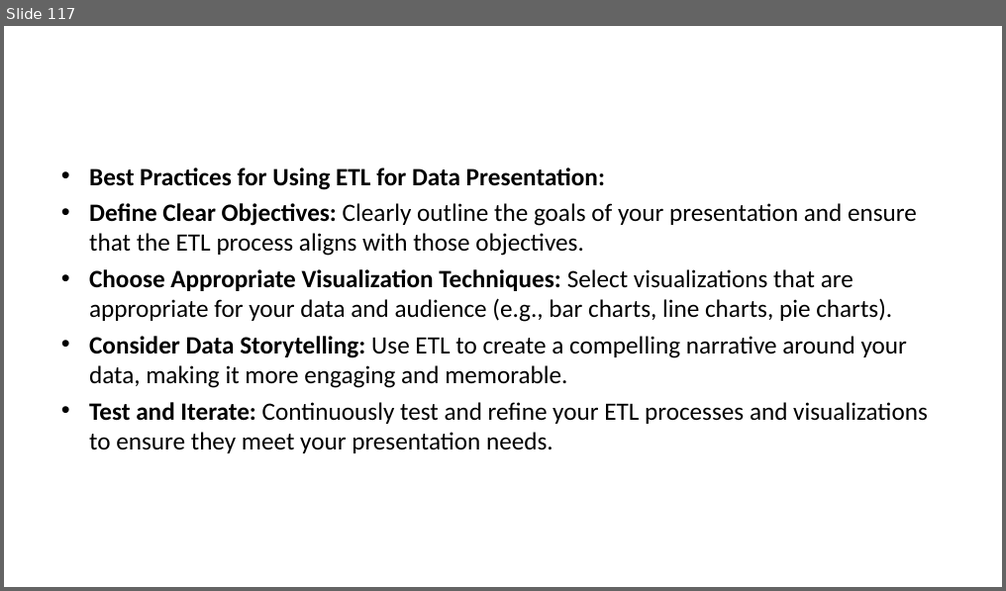
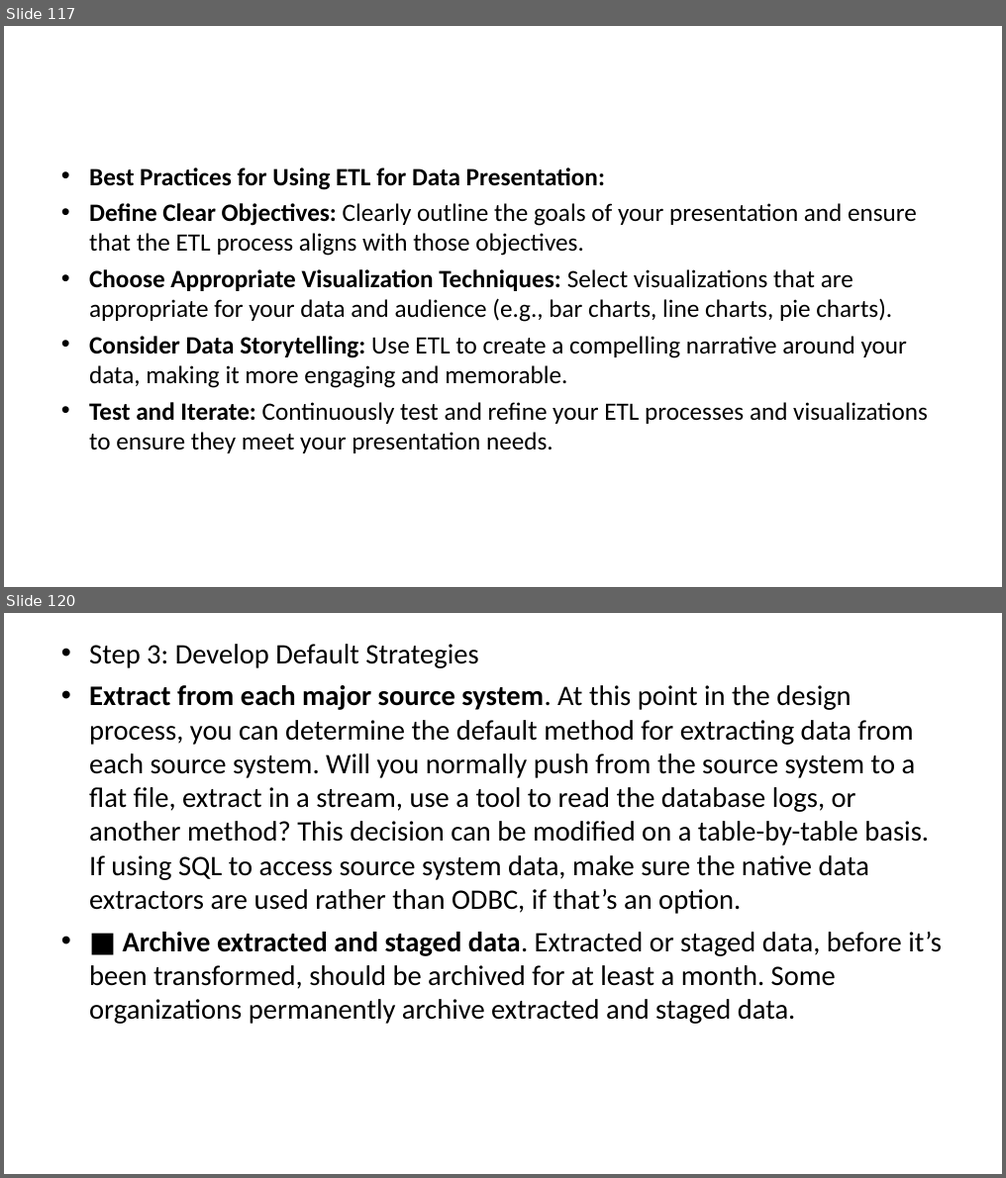
Before and after one commit to satishdkt/BTech-2024-25-Batch-Data-Warehouse-BI, a slide deck: PPT/ch-4-Introducing ETL.ppt. Shown one above the other, each under a label of ours: slide 117 before the commit, slides 117 and 120 after it; the slides between them are not shown. The pictures are 1006x591 and 1006x1178 pixels, drawn with LibreOffice and Linux fonts; fonts in the diff are those of the drawing. Boxes give left, top, right and bottom in pixels: in the first picture for what was removed or moved away, otherwise in the second. Text is boxed around its words. In the diff, an @@ line names an element or a change of style, - is before the commit and + after.

```diff
--- a/PPT/ch-4-Introducing ETL.ppt
+++ b/PPT/ch-4-Introducing ETL.ppt
@@ slide 120 added at (4,613,1002,1174), background #FFFFFF @@
@@ text added at (89,644,942,1024), 27.2 pt, text #000000 @@
+• Step 3: Develop Default Strategies
+• Extract from each major source system. At this point in the design process, you can determine the default method for extracting data from each source system. Will you normally push from the source system to a flat file, extract in a stream, use a tool to read the database logs, or another method? This decision can be modified on a table-by-table basis. If using SQL to access source system data, make sure the native data extractors are used rather than ODBC, if that’s an option.
+• ■ Archive extracted and staged data. Extracted or staged data, before it’s been transformed, should be archived for at least a month. Some organizations permanently archive extracted and staged data.
```
Also in this commit, not shown: 6 other slides added, 1 other file.
